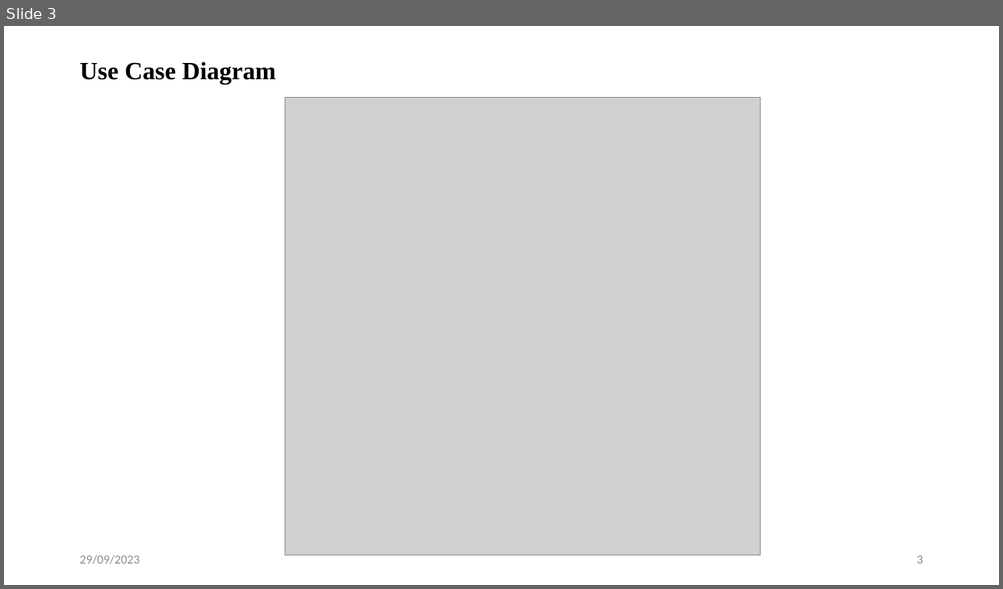
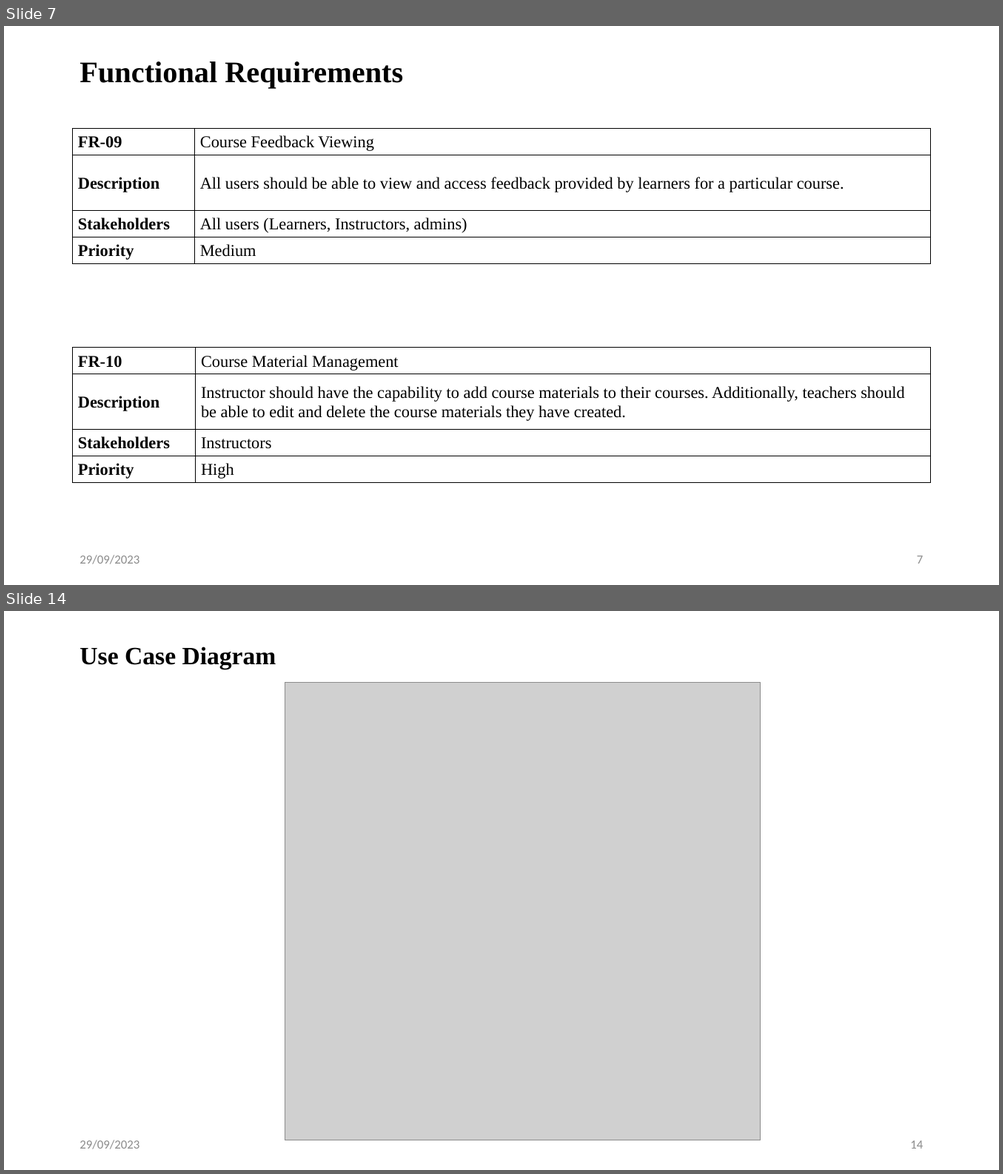
Before and after one commit to iprosenjitp/Tech-School, a slide deck: Materials/Mid Defense.pptx. Shown one above the other, each under a label of ours: slide 3 before the commit, slides 7 and 14 after it; the slides between them are not shown. The pictures are 1003x589 and 1003x1174 pixels, drawn with LibreOffice and Linux fonts; fonts in the diff are those of the drawing; grey boxes stand for pictures. Boxes give left, top, right and bottom in pixels: in the first picture for what was removed or moved away, otherwise in the second. Text is boxed around its words. In the diff, an @@ line names an element or a change of style, - is before the commit and + after.

```diff
--- a/Materials/Mid Defense.pptx
+++ b/Materials/Mid Defense.pptx
@@ slide 7 added at (4, 26, 999, 585), background #FFFFFF @@
@@ title added at (79, 62, 403, 89), 28.8 pt, text #000000, bold @@
+Functional Requirements
@@ table added at (73, 128, 930, 264), 4 rows, 2 columns @@
+FR-09 | Course Feedback Viewing
+Description | All users should be able to view and access feedback provided by learners for a particular course.
+Stakeholders | All users (Learners, Instructors, admins)
+Priority | Medium
@@ table added at (73, 348, 930, 483), 4 rows, 2 columns @@
+FR-10 | Course Material Management
+Description | Instructor should have the capability to add course materials to their courses. Additionally, teachers should be able to edit and delete the course materials they have created.
+Stakeholders | Instructors
+Priority | High
@@ text added at (79, 555, 139, 565), 12 pt, text #8C8C8C @@
+29/09/2023
@@ page number added at (916, 556, 922, 564), 12 pt, text #8C8C8C @@
+7
@@ what was slide 3 is now slide 14 @@
@@ page number at (910, 1141, 922, 1149): text changed @@
-3
+14
```
Also in this commit, not shown: 1 slide changed, 10 other slides added, 1 other file.
